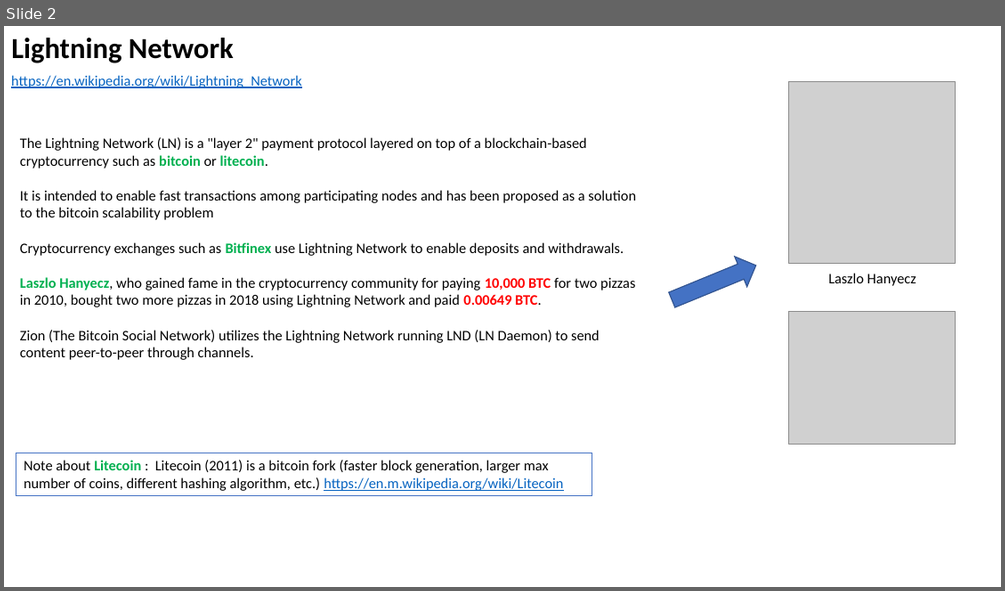
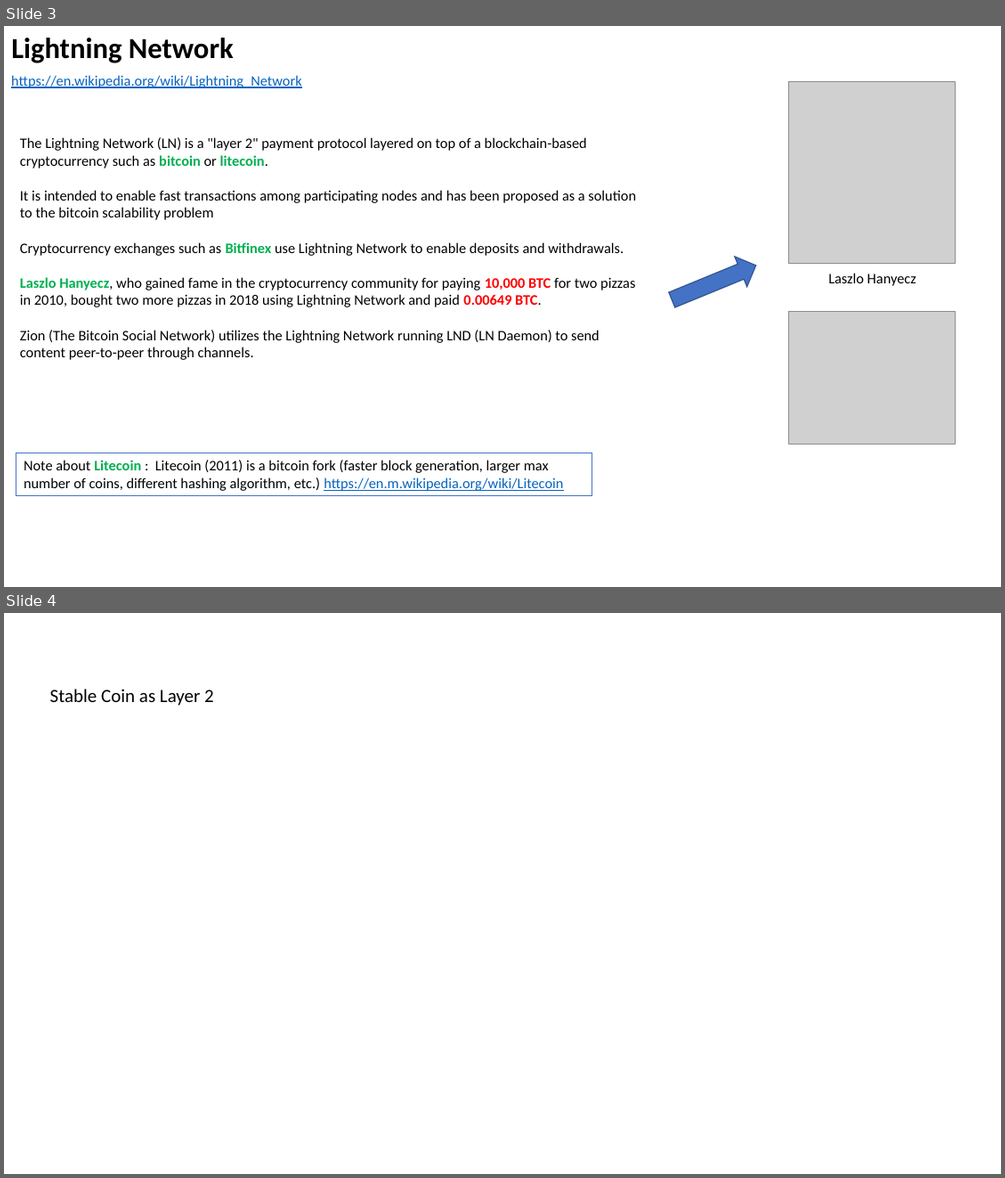
Before and after one commit to lselector/crypto, a slide deck: crypto_07_layer_2.pptx. Shown one above the other, each under a label of ours: slide 2 before the commit, slides 3 and 4 after it. The pictures are 1005x591 and 1005x1178 pixels, drawn with LibreOffice and Linux fonts; fonts in the diff are those of the drawing; grey boxes stand for pictures. Boxes give left, top, right and bottom in pixels: in the first picture for what was removed or moved away, otherwise in the second. Text is boxed around its words. In the diff, an @@ line names an element or a change of style, - is before the commit and + after.

```diff
--- a/crypto_07_layer_2.pptx
+++ b/crypto_07_layer_2.pptx
@@ slide 4 added at <box>4,613,1001,1174</box>, background #FFFFFF @@
@@ text added at <box>50,689,214,706</box>, 18 pt, text #000000 @@
+Stable Coin as Layer 2
@@ what was slide 2 is now slide 3 @@
```
Also in this commit, not shown: 1 other slide added, 4 other files.
